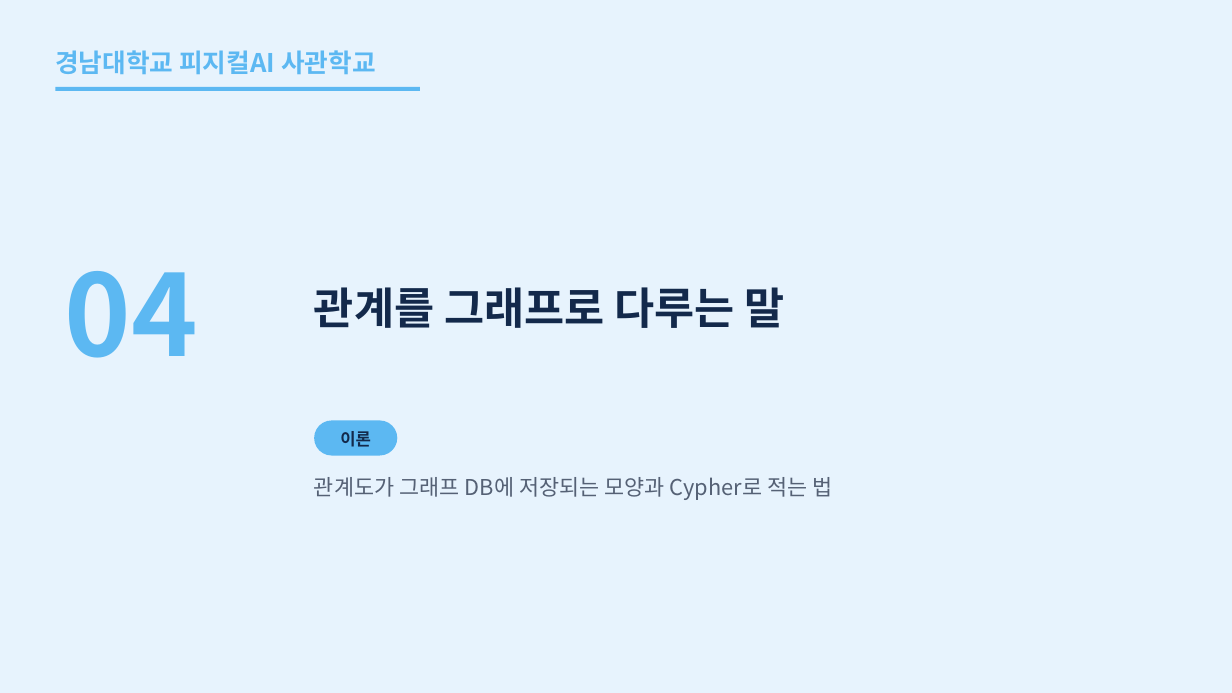
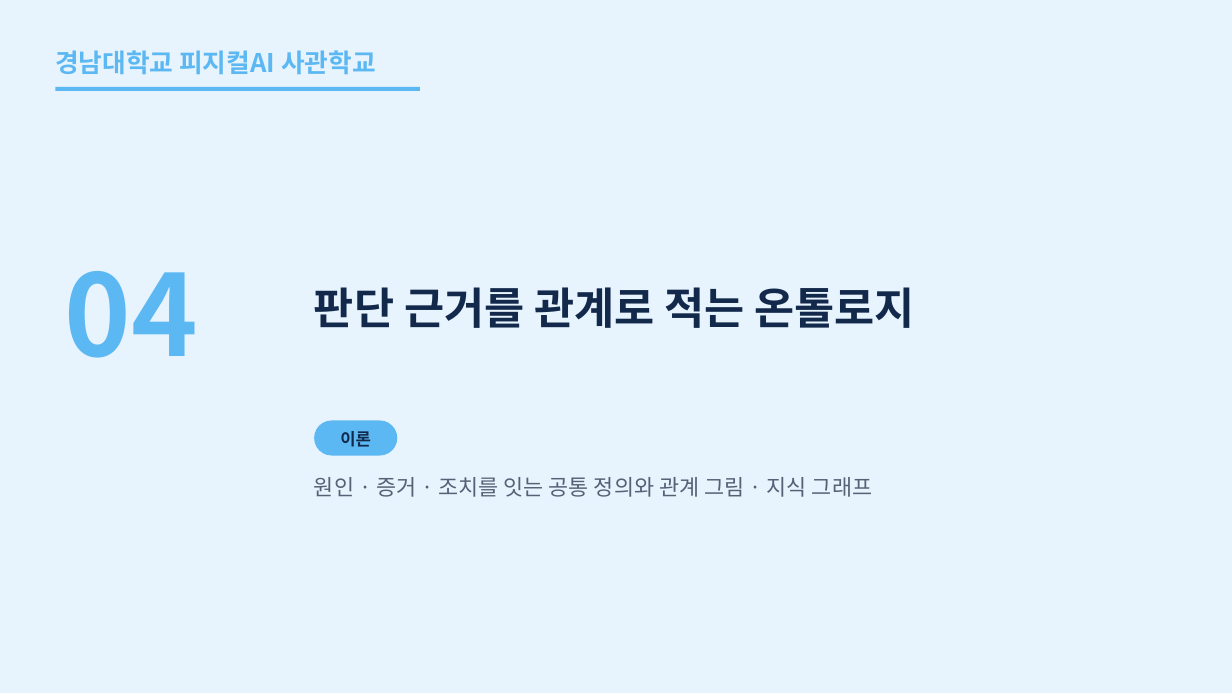
Before and after one commit to uengine-oss/hyd-iot-edu, a slide deck: slide 23 of 산출물/통합반/이론_오프라인/01회차/통합반_오프라인_01회차.pptx (slide 24 before the commit). Drawn at 1232x693 pixels with LibreOffice and Linux fonts; fonts in the diff are those of the drawing. Boxes give left, top, right and bottom in pixels: in the first picture for what was removed or moved away, otherwise in the second. Text is boxed around its words. In the diff, an @@ line names an element or a change of style, - is before the commit and + after.

```diff
--- a/산출물/통합반/이론_오프라인/01회차/통합반_오프라인_01회차.pptx
+++ b/산출물/통합반/이론_오프라인/01회차/통합반_오프라인_01회차.pptx
@@ text at bbox=[314, 287, 914, 328]: text changed @@
-관계를 그래프로 다루는 말
+판단 근거를 관계로 적는 온톨로지
@@ text at bbox=[314, 477, 872, 497]: text changed @@
-관계도가 그래프 DB에 저장되는 모양과 Cypher로 적는 법
+원인 · 증거 · 조치를 잇는 공통 정의와 관계 그림 · 지식 그래프
```
Also in this commit, not shown: 31 other slides changed, 3 slides added, 4 slides removed, 4 other files.
